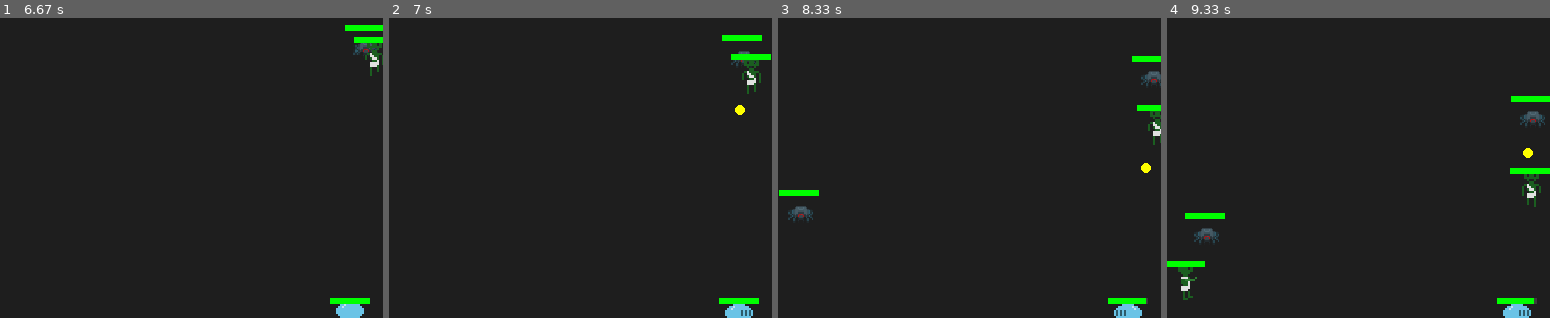
Above: before the commit, frames 1-4 (left to right).
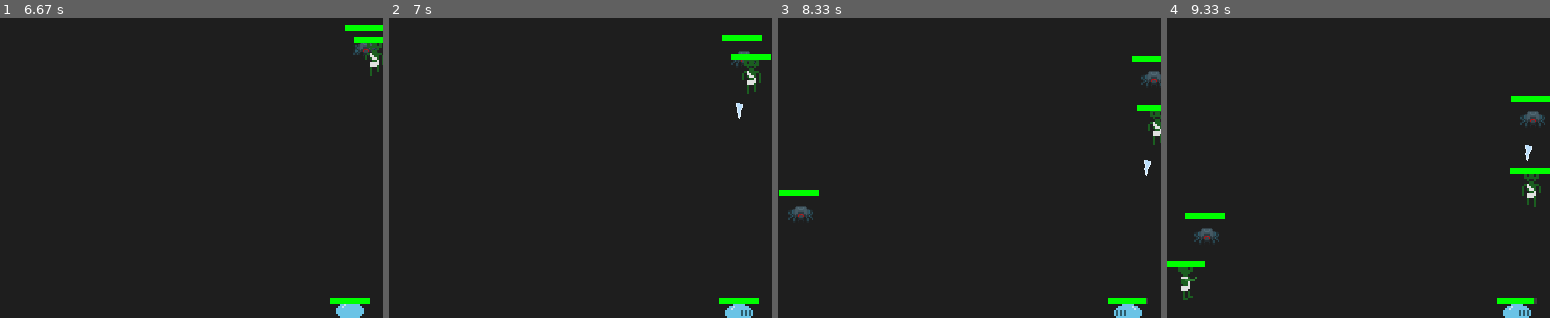
Above: after the commit, the same moments.

Repository: NullBrainReference/dv_pygame_vamplike
Game: pygame game, started from main.py
The game is run twice, just before and just after one commit, with the same random seed, the same clock (stepped at 60 frames per second) and the same inputs.
Inputs:
- Up to frame 1 (6.67 s): tap 2 at 0.33 s; hold W 1.17-1.63 s; hold A 5.4-5.87 s; hold D 5.9-6.37 s; hold W from 6.4 s (still down)
- Up to frame 2 (7 s): release W at 6.7 s; hold D from 6.73 s (still down)
- Up to frame 3 (8.33 s): release D at 7.2 s; hold A 7.23-7.77 s; hold S 7.8-8.1 s; hold A from 8.13 s (still down)
- Up to frame 4 (9.33 s): release A at 8.53 s; hold W 8.57-8.93 s; hold D from 8.97 s (still down)
The pictures show only the part of the screen within x 7-56%, y 0-50%; the shares and areas given below are measured in that part.

Frame 1 is identical in both runs. In frame 2, less than 0.1% of the frame differs, in the area x 90-93%, y 28-34%; in frame 3, less than 0.1%, in the area x 94-98%, y 47-53%; in frame 4, less than 0.1%.

Commit message:
projectile sprite rotation

Diff:
--- a/GameManagement/GameManager.py
+++ b/GameManagement/GameManager.py
@@ -20,7 +20,6 @@
 
         self.camera = Camera(screen.get_size())
 
-        # Подписываемся на события от оружия
         bus.subscribe(SpawnProjectile, lambda e: self.field.projectiles.append(e.projectile))
         bus.subscribe(SpawnEffect,     lambda e: self.field.effects.append(e.effect))
 
@@ -31,7 +30,7 @@
         return pygame.Vector2(x, y)
 
     def update(self, dt: float):
-        # Спавн врагов
+        # spawn
         self.spawn_timer += dt
         if self.spawn_timer >= self.spawn_rate:
             self.spawn_timer -= self.spawn_rate
--- a/Unit/Enemy.py
+++ b/Unit/Enemy.py
@@ -39,8 +39,8 @@
         # Движемся к игроку
         direction = player_pos - self.pos
 
-        # if direction.length_squared() > 0 and direction.length() >= 10:
-        if direction.length() >= 10:
+
+        if direction.length_squared() >= 100:
             dir_norm = direction.normalize()
             self.pos += dir_norm * self.speed * dt
 
--- a/Weapon/Weapon.py
+++ b/Weapon/Weapon.py
@@ -25,23 +25,35 @@
         raise NotImplementedError
 
 
-
 class Projectile:
     def __init__(self, pos, direction, damage, target):
-        self.pos = pos
-        self.direction = direction
-        self.speed = 300
-        self.damage = damage
-        self.radius = 5
-        self.alive = True
-        self.target = target
-
-    def update(self, dt):
+        self.pos       = pos
+        self.direction = direction.normalize()
+        self.speed     = 300
+        self.damage    = damage
+        self.alive     = True
+        self.target    = target
+
+        self.original = pygame.image.load(
+            "Assets/Weapons/projectile.png"
+        ).convert_alpha()
+
+        #    math.atan2 wants (y, x) where +Y is up, so we negate direction.y
+        base_angle = math.degrees(
+            math.atan2(-self.direction.y, self.direction.x)
+        )
+        self.angle = (base_angle + 180) % 360
+
+        self.image = pygame.transform.rotate(self.original, self.angle)
+        self.rect  = self.image.get_rect()
+
+    def update(self, dt: float):
         self.pos += self.direction * self.speed * dt
 
     def draw(self, screen: pygame.Surface, camera: Camera):
-        screen_pos = camera.apply(self.pos)
-        pygame.draw.circle(screen, (255, 255, 0), screen_pos, self.radius)
+        screen_pos       = camera.apply(self.pos)
+        self.rect.center = screen_pos
+        screen.blit(self.image, self.rect)
 
 
 class Bow(Weapon):
@@ -50,7 +62,7 @@
             return
         self.reset_timer()
 
-        # Отбираем только цели в пределах дальности
+        # targets in range
         in_range = [
             t for t in targets
             if (t.pos - origin).length_squared() <= self.range * self.range
@@ -59,7 +71,7 @@
             return
 
         # Выбираем самую близкую из тех, что в пределах range
-        target = min(in_range, key=lambda t: (t.pos - origin).length_squared())
+        target    = min(in_range, key=lambda t: (t.pos - origin).length_squared())
         direction = (target.pos - origin).normalize()
 
         projectile = Projectile(origin.copy(), direction, self.damage, target)
Binary file added: Assets/Weapons/projectile.png
